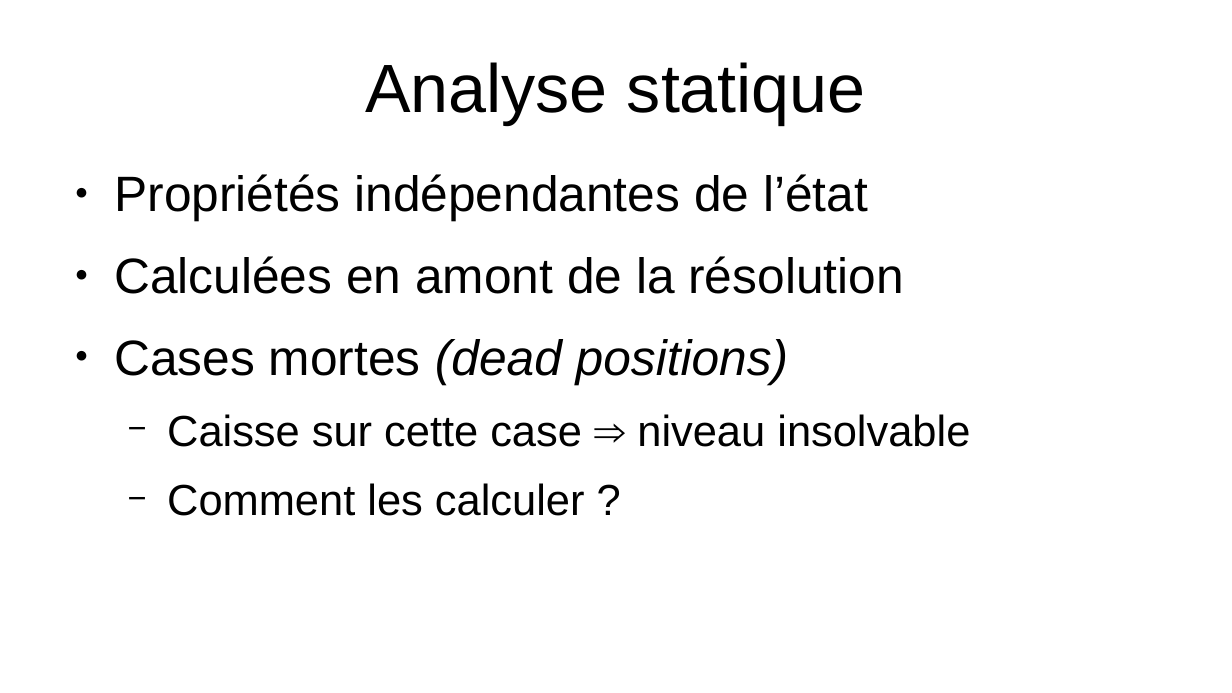
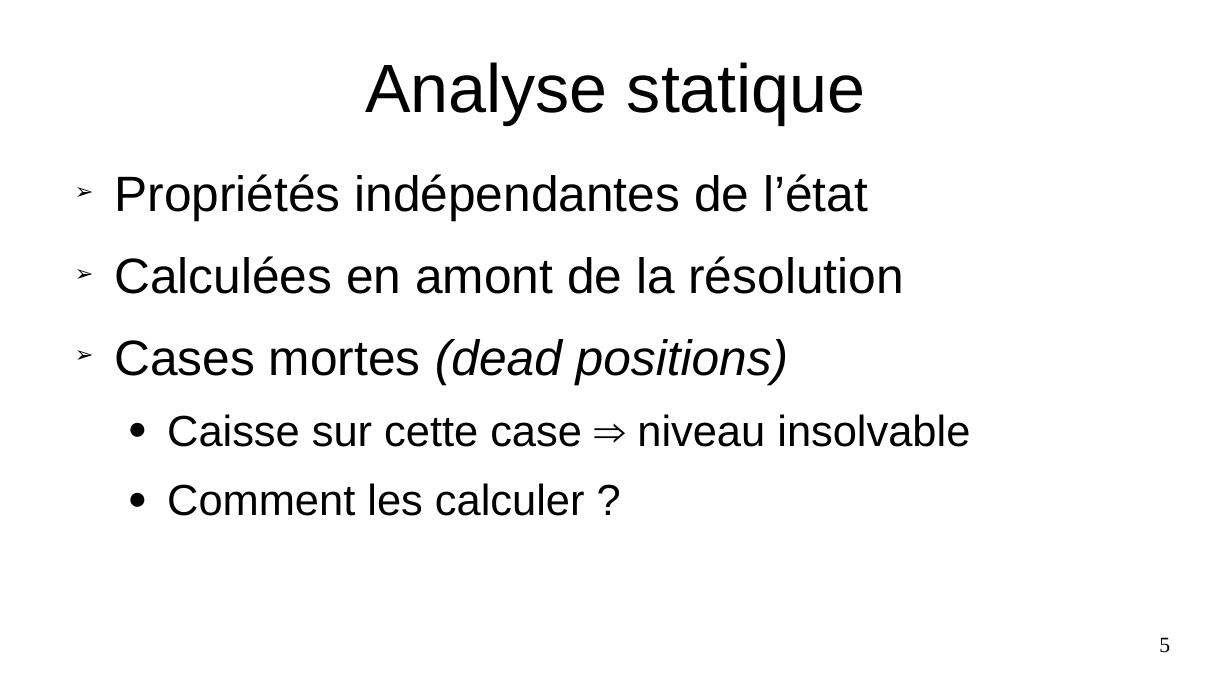
Before and after one commit to PoulpoGaz/sokoshell, a slide deck: slide 5 of documents/presentation.odp (slide 6 before the commit). Drawn at 1232x693 pixels with LibreOffice and Linux fonts; fonts in the diff are those of the drawing. Boxes give left, top, right and bottom in pixels: in the first picture for what was removed or moved away, otherwise in the second. Text is boxed around its words. In the diff, an @@ line names an element or a change of style, - is before the commit and + after.

```diff
--- a/documents/presentation.odp
+++ b/documents/presentation.odp
@@ text "Propriétés indépendantes de l’état" at (114, 174, 970, 516): bullet ● to ➢; bullet − to ● @@
@@ page number added at (1159, 637, 1170, 653), 14 pt, text #000000 @@
+5
```
Also in this commit, not shown: 10 other slides changed, 1 slide removed.
